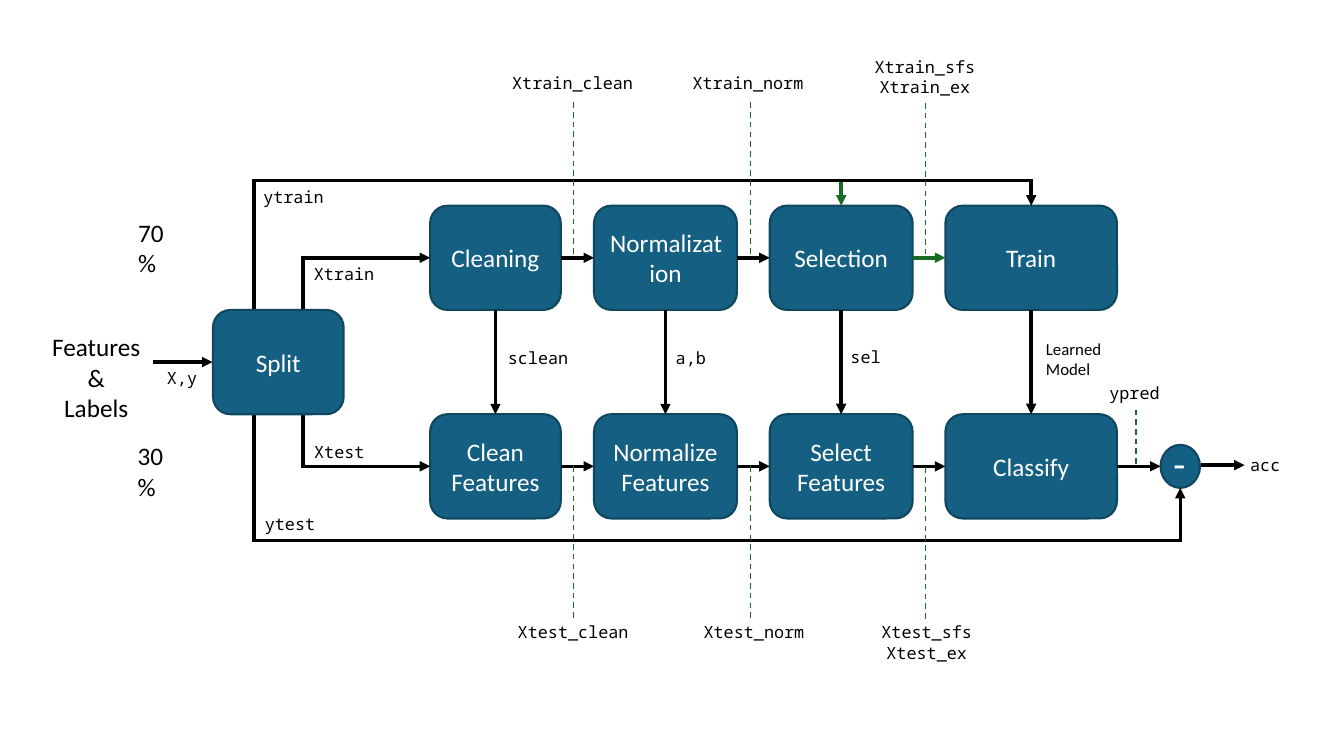
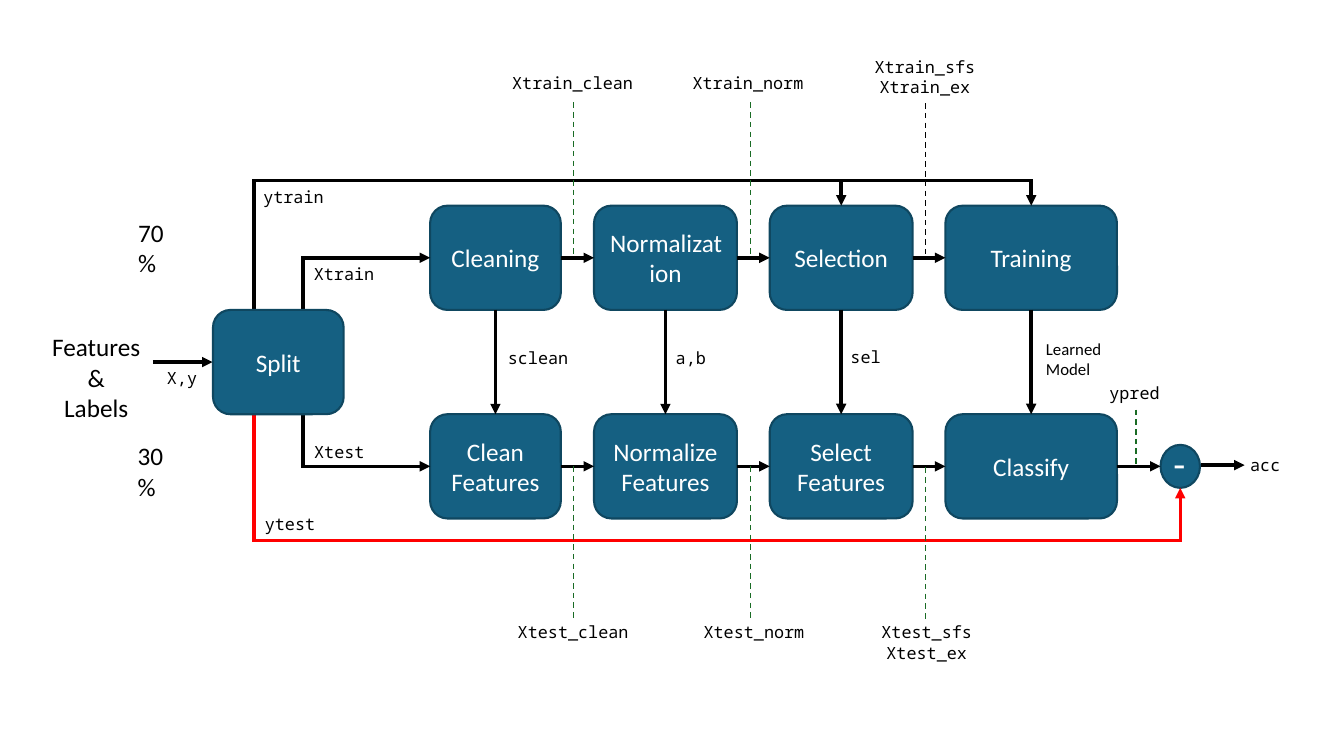
Before and after one commit to domingomery/patrones, a slide deck: slide 8 of clases/Cap03_Seleccion_de_Caracteristicas/presentations/PAT03_E06_Seleccion.pptx (slide 4 before the commit). Drawn at 1344x756 pixels with LibreOffice and Linux fonts; fonts in the diff are those of the drawing. Boxes give left, top, right and bottom in pixels: in the first picture for what was removed or moved away, otherwise in the second. Text is boxed around its words. In the diff, an @@ line names an element or a change of style, - is before the commit and + after.

```diff
--- a/clases/Cap03_Seleccion_de_Caracteristicas/presentations/PAT03_E06_Seleccion.pptx
+++ b/clases/Cap03_Seleccion_de_Caracteristicas/presentations/PAT03_E06_Seleccion.pptx
@@ line (926, 103) - (926, 257): stroke #196B24 1 pt dashed to #000000 1 pt dashed @@
@@ elbow arrow (254, 311) - (842, 206): stroke #196B24 2.5 pt to #000000 2.5 pt @@
@@ arrow (912, 258) - (946, 258): stroke #196B24 2.5 pt to #000000 2.5 pt @@
@@ text in rounded rectangle at (991, 249, 1072, 272): text changed @@
-Train
+Training
@@ elbow arrow (254, 414) - (1181, 488): stroke #000000 2.5 pt to #FF0000 2.5 pt @@
```
Also in this commit, not shown: 1 other slide changed, 6 slides added, 2 other files.
